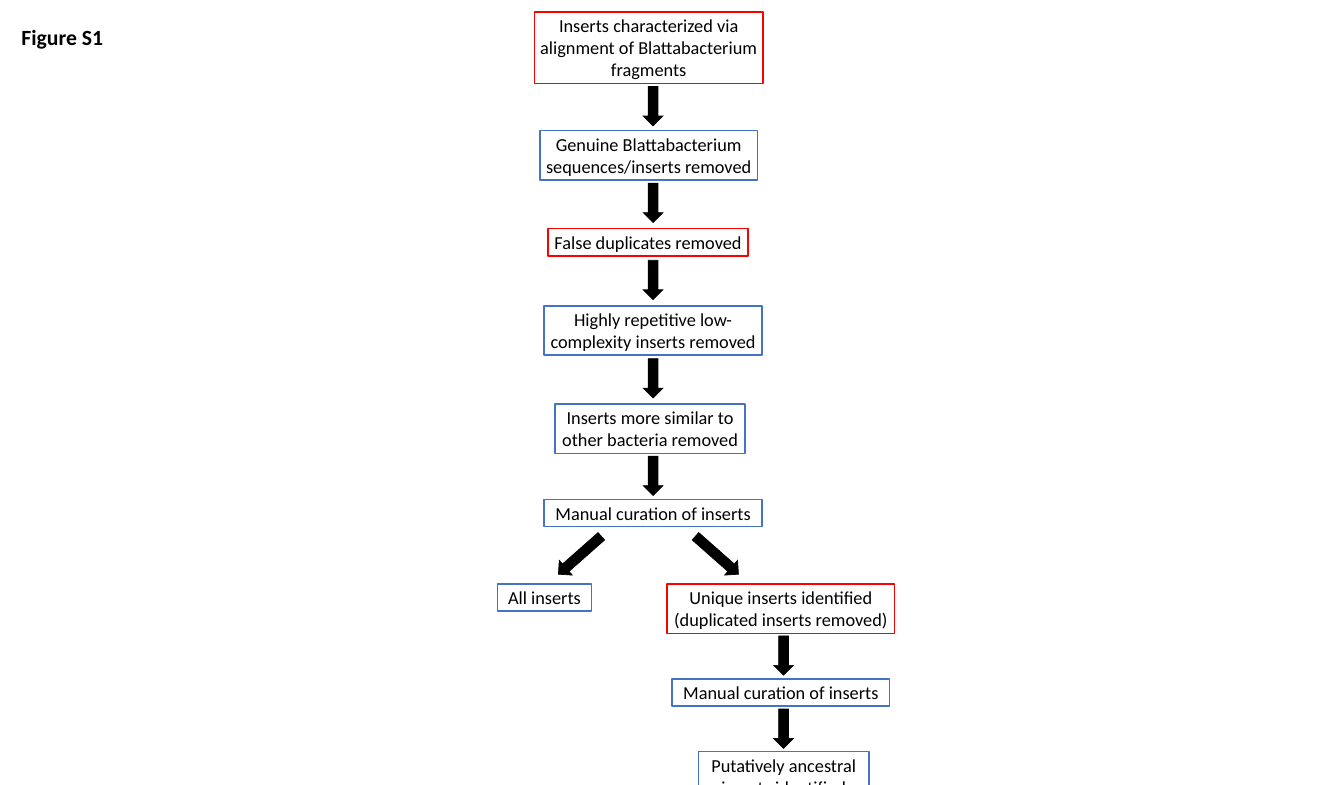
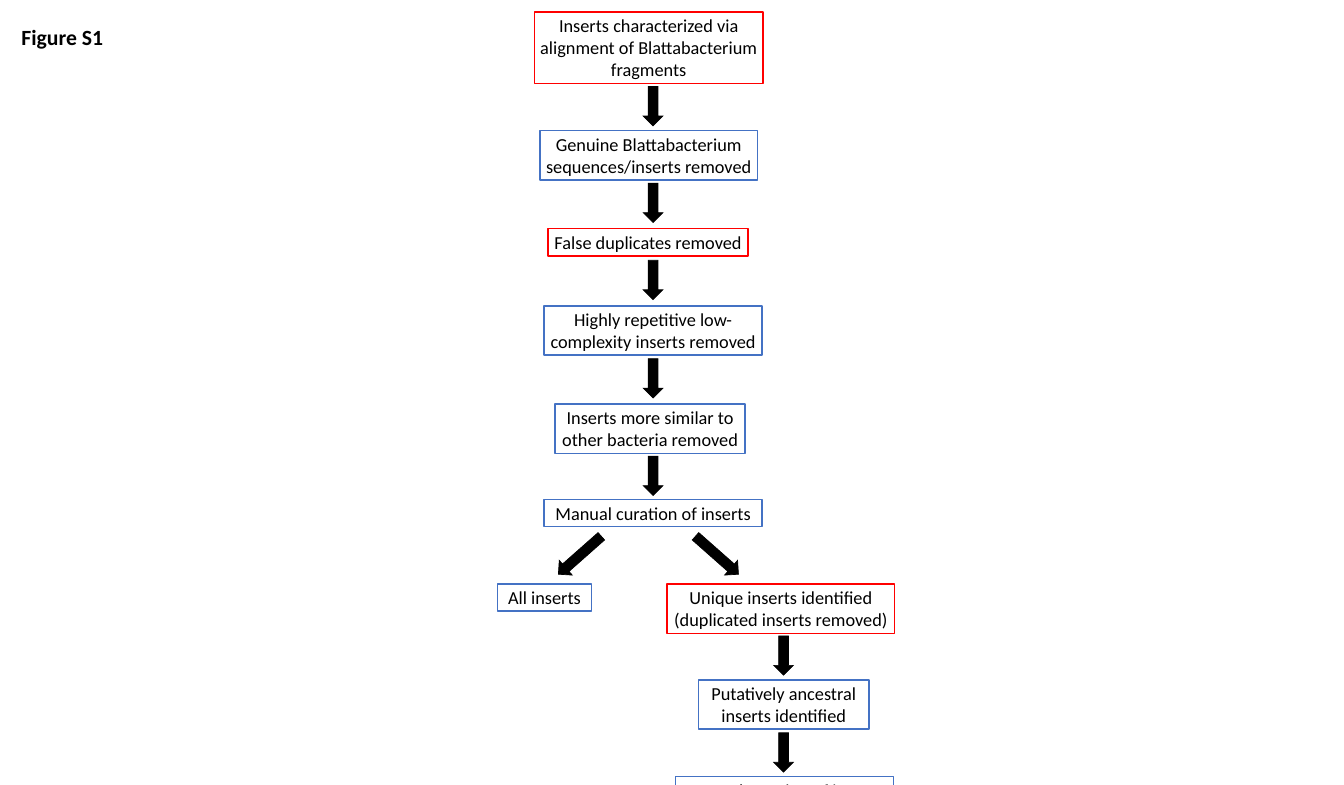
Before and after one commit to MEEP-projects/HGT_pipeline, a slide deck: slide 2 of HGT_filtering-pipeline.pptx. Drawn at 1344x785 pixels with LibreOffice and Linux fonts; fonts in the diff are those of the drawing. Boxes give left, top, right and bottom in pixels: in the first picture for what was removed or moved away, otherwise in the second. Text is boxed around its words. In the diff, an @@ line names an element or a change of style, - is before the commit and + after.

```diff
--- a/HGT_filtering-pipeline.pptx
+++ b/HGT_filtering-pipeline.pptx
@@ rectangle "Manual curation of inserts": place and size @@
-rectangle "Manual curation of inserts" at bbox=[672, 678, 890, 706]
+rectangle "Manual curation of inserts" at bbox=[675, 776, 893, 785]
@@ rectangle "Putatively ancestral inserts identified": place and size @@
-rectangle "Putatively ancestral inserts identified" at bbox=[698, 751, 869, 785]
+rectangle "Putatively ancestral inserts identified" at bbox=[698, 680, 869, 729]
@@ down arrow: place and size @@
-down arrow at bbox=[774, 709, 793, 748]
+down arrow at bbox=[774, 732, 793, 772]
```
Also in this commit, not shown: 1 other file.
